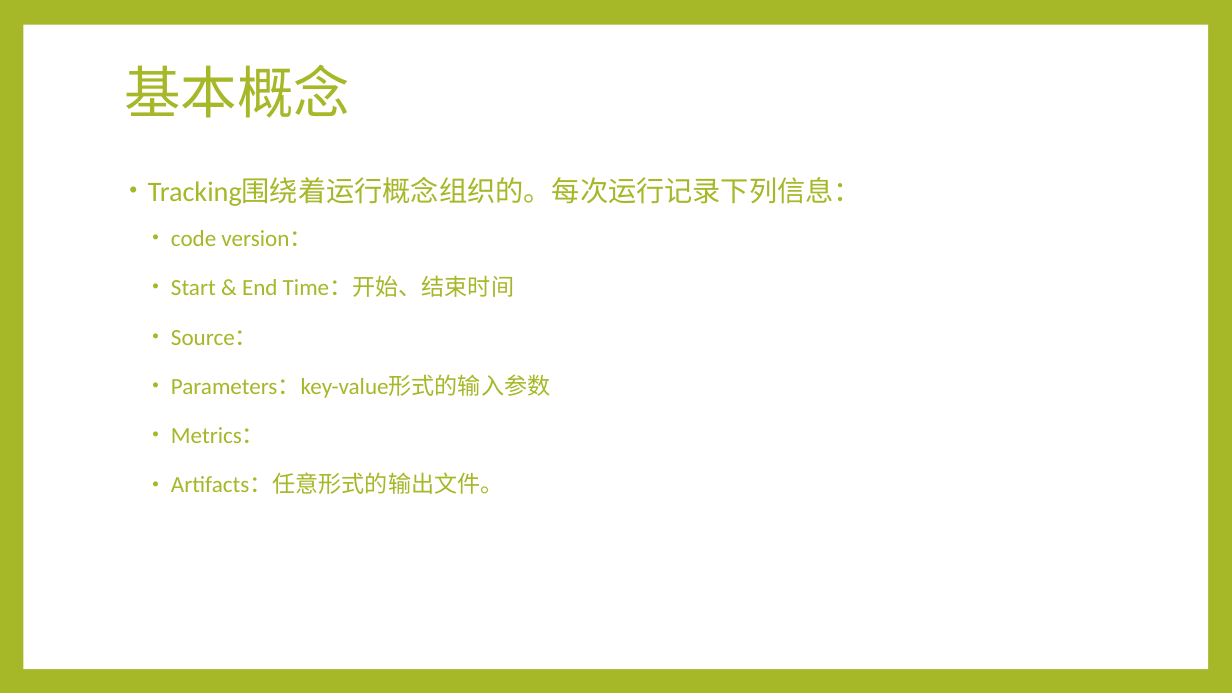
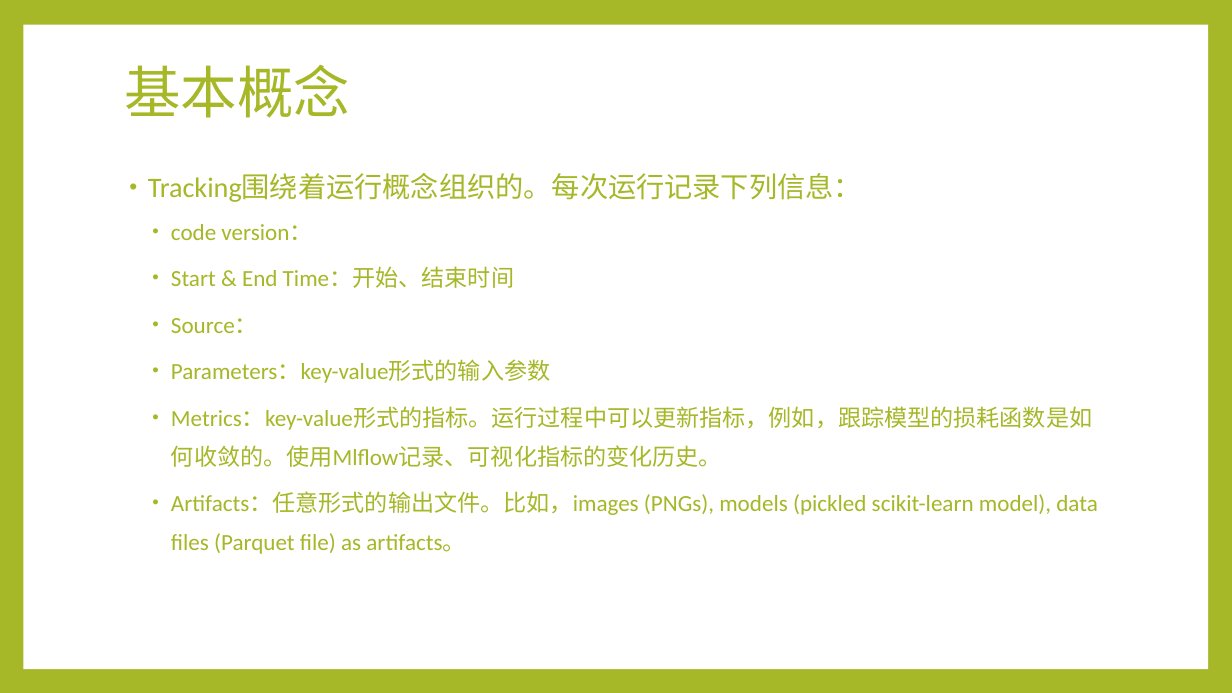
Before and after one commit to Alan-buaa/book, a slide deck: slide 8 of mlflow/MLflowpptx.pptx. Drawn at 1232x693 pixels with LibreOffice and Linux fonts; fonts in the diff are those of the drawing. Boxes give left, top, right and bottom in pixels: in the first picture for what was removed or moved away, otherwise in the second. Text is boxed around its words. In the diff, an @@ line names an element or a change of style, - is before the commit and + after.

Commit message:
modify

```diff
--- a/mlflow/MLflowpptx.pptx
+++ b/mlflow/MLflowpptx.pptx
@@ text at <box>148,174,862,383</box>: line spacing 1.5 to 1.4 @@
@@ text at <box>171,406,1097,554</box>: text changed @@
-  • Metrics：
-  • Artifacts：任意形式的输出文件。
+  • Metrics：key-value形式的指标。运行过程中可以更新指标，例如，跟踪模型的损耗函数是如何收敛的。使用Mlflow记录、可视化指标的变化历史。
+  • Artifacts：任意形式的输出文件。比如，images (PNGs), models (pickled scikit-learn model), data files (Parquet file) as artifacts。
```
Also in this commit, not shown: 1 other slide changed, 8 slides added.
